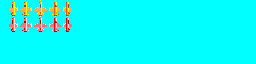
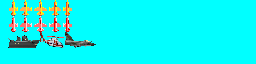
Layers edited between the first and the second 256 × 64 image:
painted on "Foreground" over (8, 32, 96, 48)
